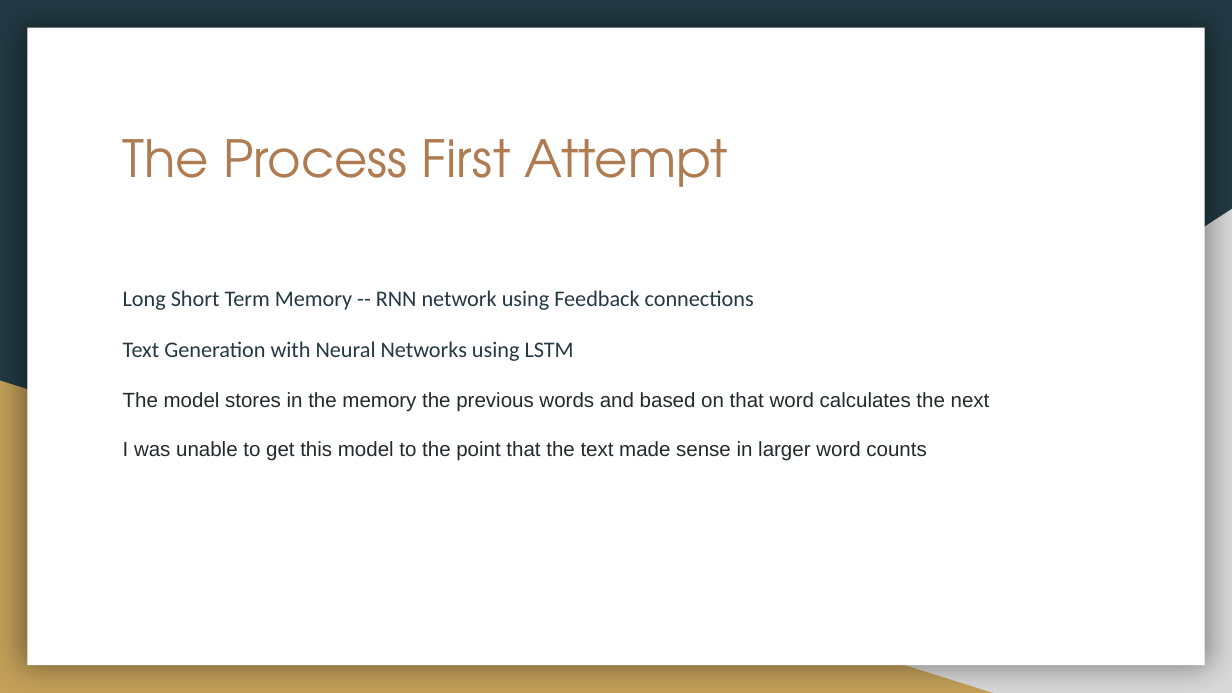
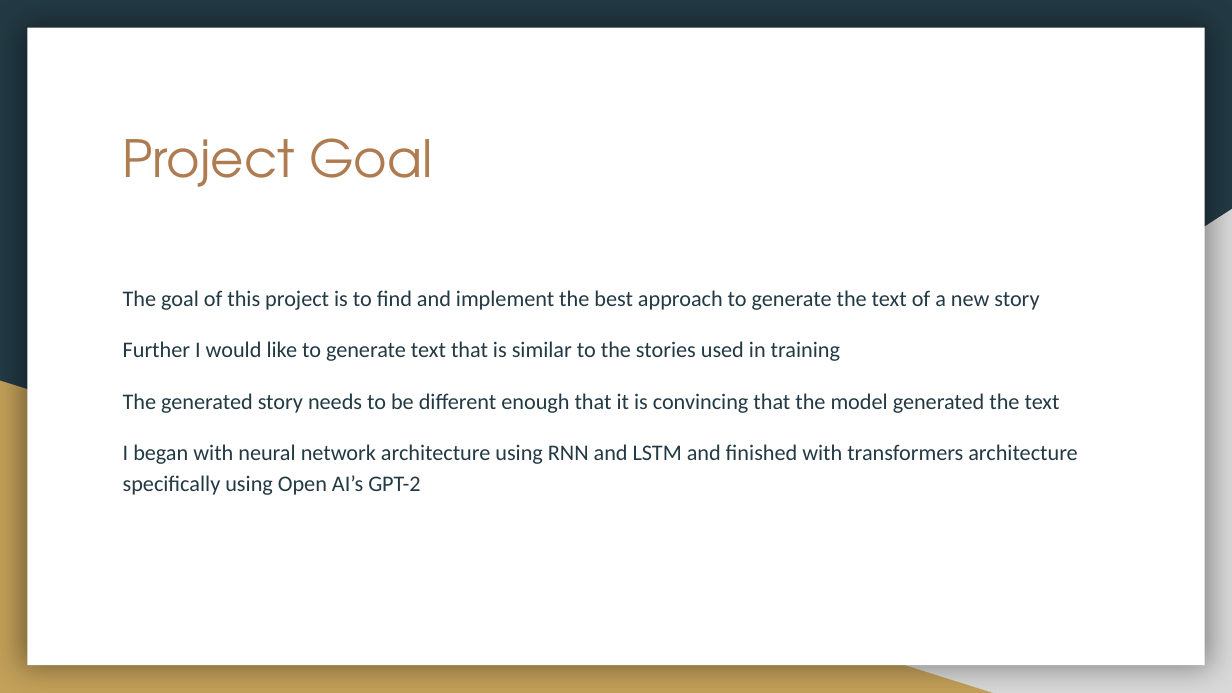
Before and after one commit to dbetzel/Springboard, a slide deck: slide 2 of Capstone3/Capstone3Final/Natural Language Generation Capstone 3.pptx (slide 6 before the commit). Drawn at 1232x693 pixels with LibreOffice and Linux fonts; fonts in the diff are those of the drawing. Boxes give left, top, right and bottom in pixels: in the first picture for what was removed or moved away, otherwise in the second. Text is boxed around its words. In the diff, an @@ line names an element or a change of style, - is before the commit and + after.

```diff
--- a/Capstone3/Capstone3Final/Natural Language Generation Capstone 3.pptx
+++ b/Capstone3/Capstone3Final/Natural Language Generation Capstone 3.pptx
@@ title at (x1=123, y1=138, x2=433, y2=187): text changed @@
-The Process First Attempt
+Project Goal
@@ text at (x1=123, y1=290, x2=1077, y2=495): text changed; size 12 to 13 pt; font Arial to Calibri; text colour #24292F to #233A44 @@
-Long Short Term Memory -- RNN network using Feedback connections
-Text Generation with Neural Networks using LSTM
-The model stores in the memory the previous words and based on that word calculates the next
-I was unable to get this model to the point that the text made sense in larger word counts
+The goal of this project is to find and implement the best approach to generate the text of a new story
+Further I would like to generate text that is similar to the stories used in training
+The generated story needs to be different enough that it is convincing that the model generated the text
+I began with neural network architecture using RNN and LSTM and finished with transformers architecture specifically using Open AI’s GPT-2
```
Also in this commit, not shown: 3 other slides changed, 10 slides added, 4 slides removed.
